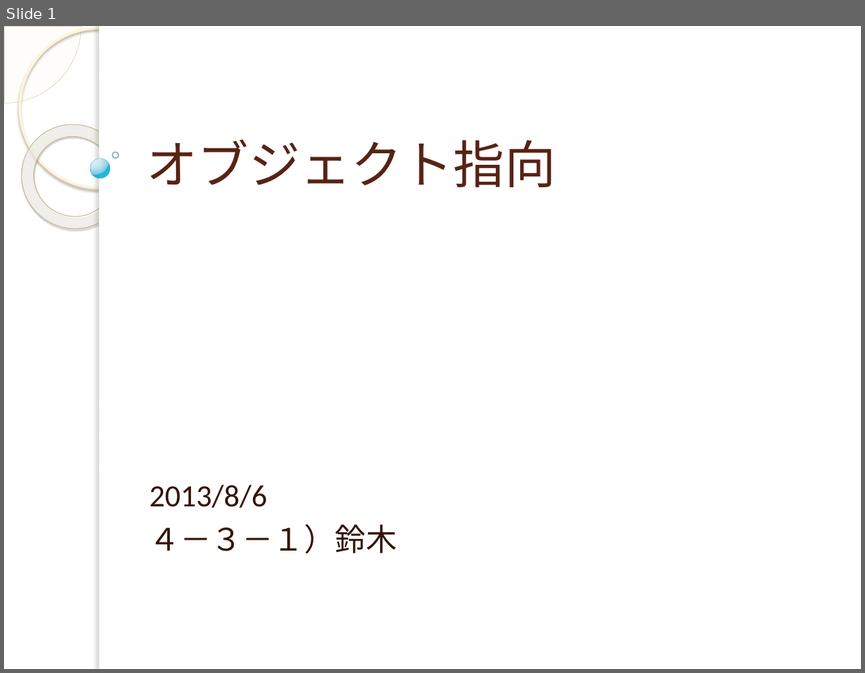
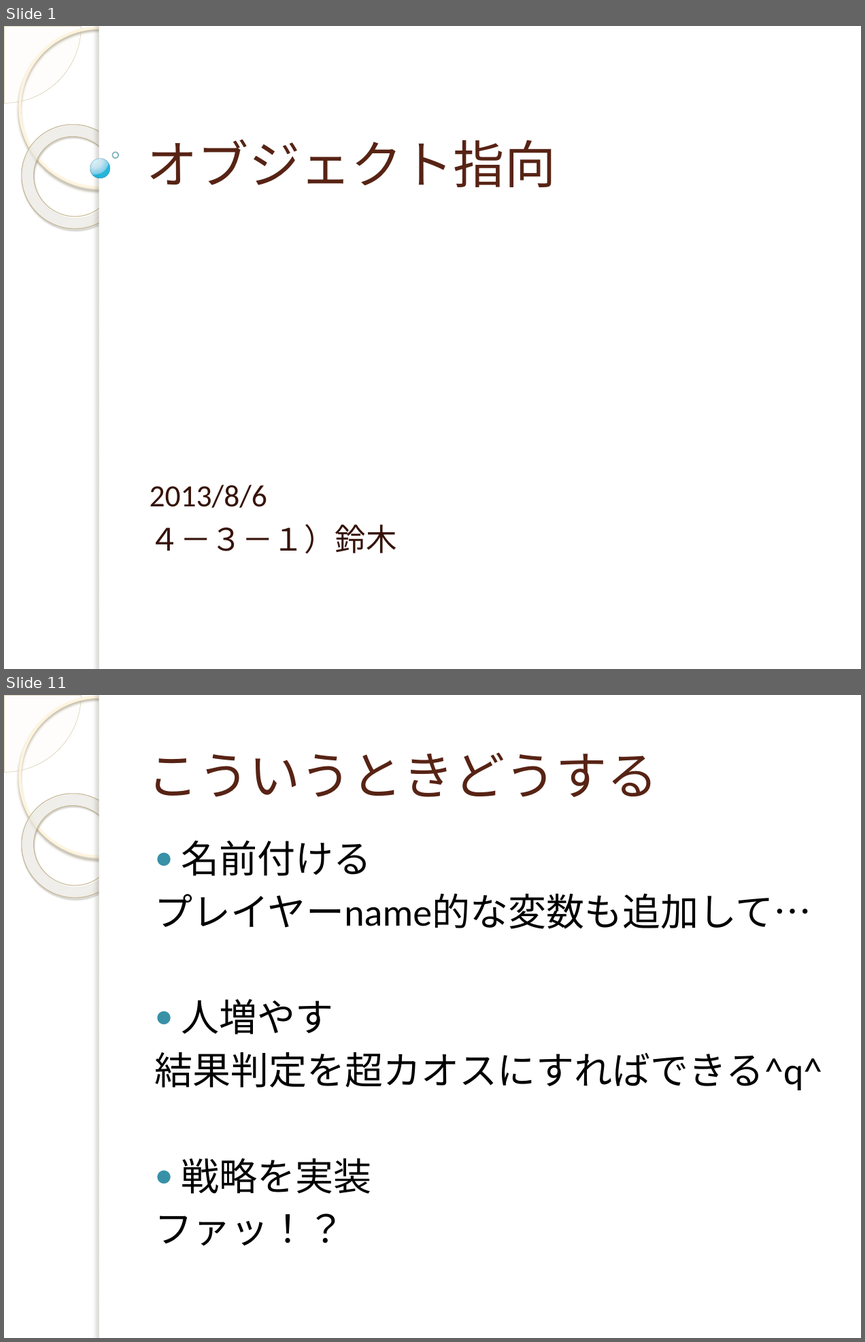
Before and after one commit to yuridonus/FEstudy, a slide deck: objectStudy.pptx. Shown one above the other, each under a label of ours: slide 1 before the commit, slides 1 and 11 after it; the slides between them are not shown. The pictures are 865x673 and 865x1342 pixels, drawn with LibreOffice and Linux fonts; fonts in the diff are those of the drawing; background and template pictures are left out. Boxes give left, top, right and bottom in pixels: in the first picture for what was removed or moved away, otherwise in the second. Text is boxed around its words. In the diff, an @@ line names an element or a change of style, - is before the commit and + after.

```diff
--- a/objectStudy.pptx
+++ b/objectStudy.pptx
@@ slide 11 added at [4,695,861,1338], background picture (left out); not listed: 5 template elements that a slide beside it also shows @@
@@ title added at [147,753,658,797], 43 pt, text #572314 @@
+こういうときどうする
@@ text added at [155,841,823,1246], 32 pt, text #000000 @@
+● 名前付ける
+プレイヤーname的な変数も追加して…
+● 人増やす
+結果判定を超カオスにすればできる^q^
+● 戦略を実装
+ファッ！？
```
Also in this commit, not shown: 2 slides changed, 11 other slides added.
